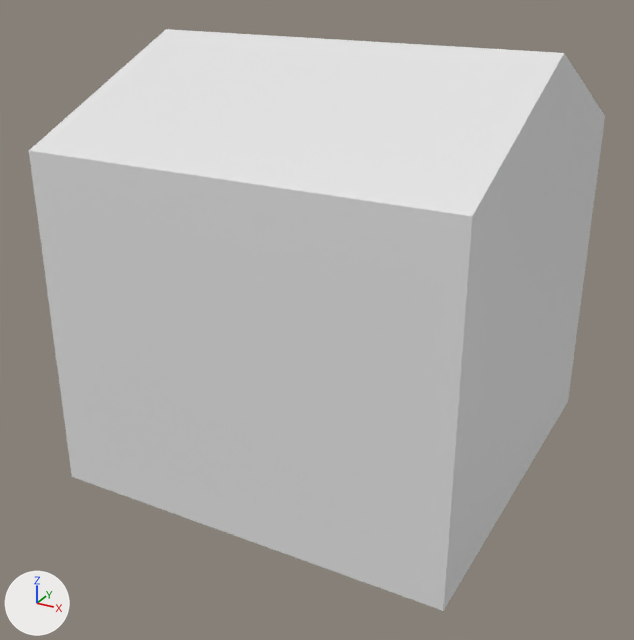
The glTF model public/raw/twentyfive/twentyfive.gltf: old version first, new version second.
The view is the same before and after, from a camera (50 mm lens) standing at (0.654, -1.282, 0.825) and looking at (0.014, -0.118, 0.243). The lights are fixed; the arrows at lower left show +X, +Y and +Z. Where no turn or scale is listed for an object, it has been applied to the vertices. Vertices at the same position are counted once.
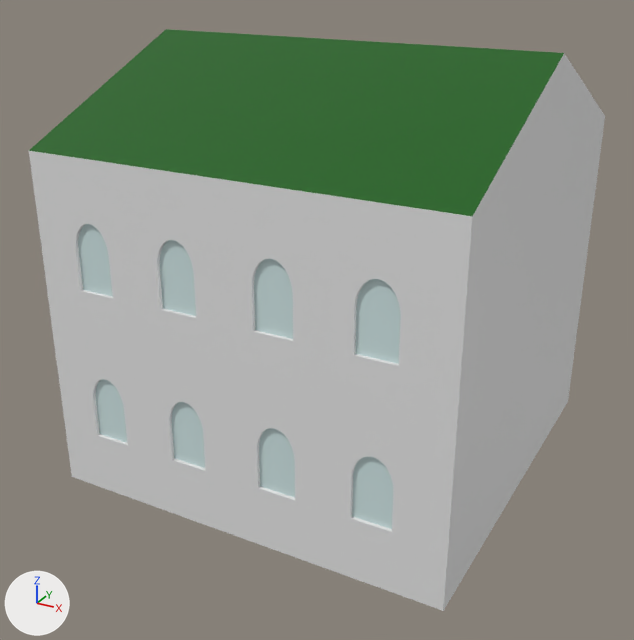
Diff of the bpy script that builds the scene:
```diff
--- a/public/raw/twentyfive/twentyfive.gltf.py
+++ b/public/raw/twentyfive/twentyfive.gltf.py
@@ mat_материал_002 @@
+mat_материал_002 = principled_material('Материал.002')
+mat_материал_002.base_color = (0.641, 0.8, 0.8)  # white #d1e7e7
+mat_материал_002.roughness = 0.0
@@ mat_материал @@
+mat_материал = principled_material('Материал')
+mat_материал.base_color = (0.00091, 0.114, 0.0)  # dark green #035f00
@@ me_cube_012 @@
 # used by ob_cube_011; location = (0.028, -0.063, 0.27)
-me_cube_012.from_pydata(...)  # 12 vertices, 20 faces; spans x -0.33..0.33, y -0.329..0.329, z -0.274..0.411
+me_cube_012.from_pydata(...)  # 2217 vertices, 4430 faces; spans x -0.33..0.33, y -0.329..0.329, z -0.274..0.411
+# me_cube_012 part 1: 1102 vertices added at x -0.261..0.25, y -0.329..-0.324, z -0.174..0.18
+# me_cube_012 part 2: 4 faces spanning x -0.33..0.33, y -0.329..0.329, z 0.274..0.411 switch from mat_material (white #e7e7e7) to mat_материал (dark green #035f00)
+me_cube_012.materials.append(mat_материал_002)  # white #d1e7e7
```

Location of each change, [x1, y1, x2, y2] in pixels of the pictures (634 x 640 px):
part 1 of me_cube_012, added
    after: [29, 151, 472, 611]
part 2 of me_cube_012, recoloured (white to green)
    both: [29, 29, 564, 216]
